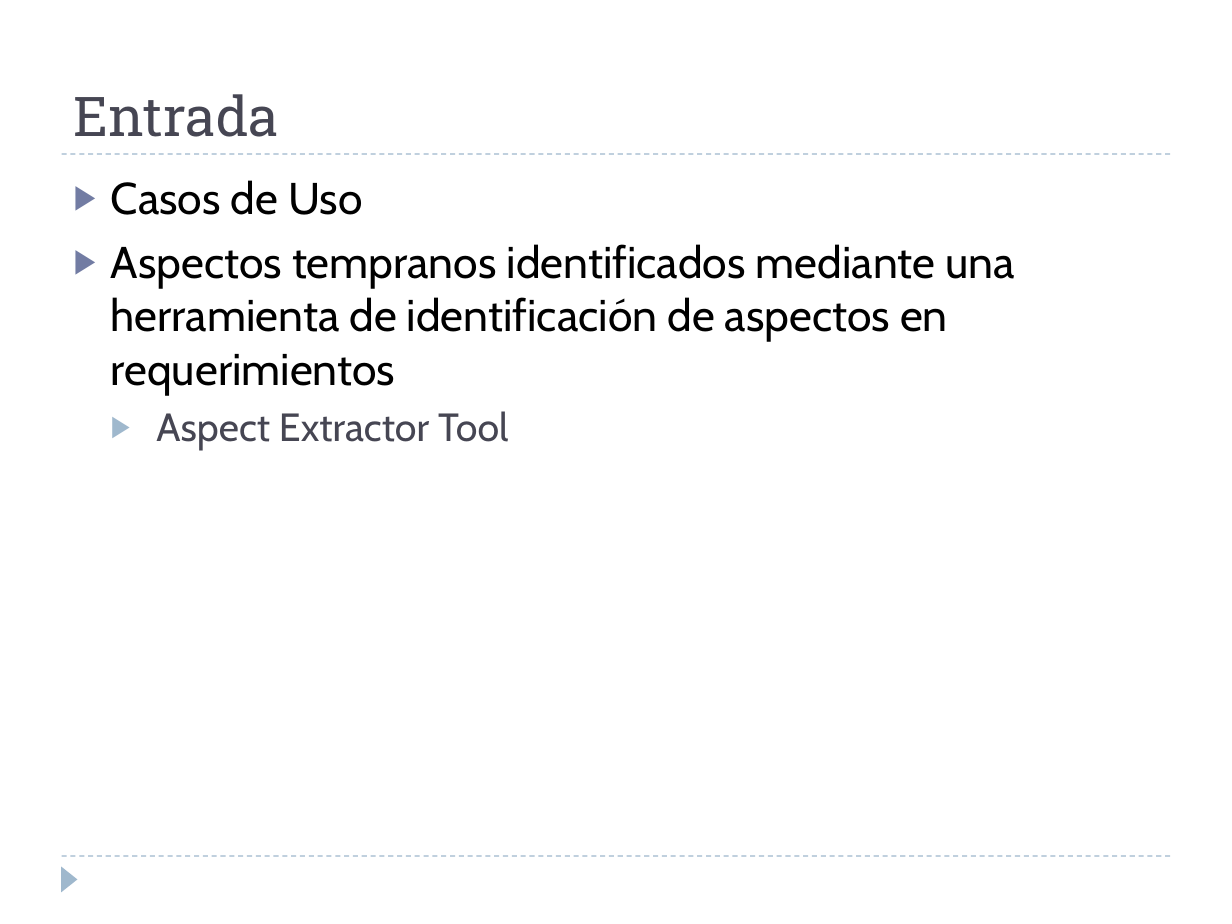
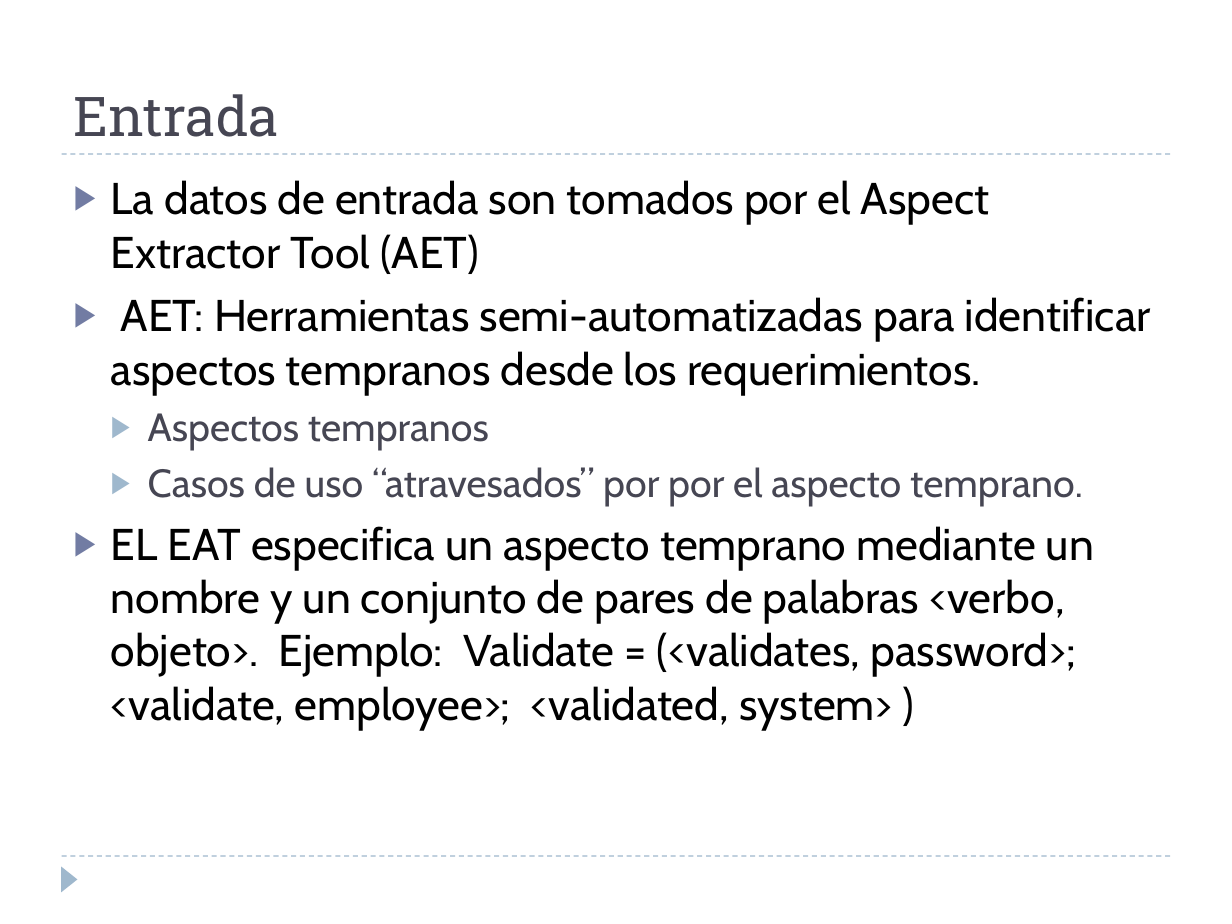
Before and after one commit to alejandrorago/qatesis2, a slide deck: slide 13 of Capitulos Finales/Filminas.pptx. Drawn at 1232x924 pixels with LibreOffice and Linux fonts; fonts in the diff are those of the drawing. Boxes give left, top, right and bottom in pixels: in the first picture for what was removed or moved away, otherwise in the second. Text is boxed around its words. In the diff, an @@ line names an element or a change of style, - is before the commit and + after.

```diff
--- a/Capitulos Finales/Filminas.pptx
+++ b/Capitulos Finales/Filminas.pptx
@@ text at (x1=111, y1=180, x2=1151, y2=730): text changed @@
-▶ Casos de Uso
-▶ Aspectos tempranos identificados mediante una herramienta de identificación de aspectos en requerimientos
-  ▶ Aspect Extractor Tool
+▶ La datos de entrada son tomados por el Aspect Extractor Tool (AET)
+▶ AET: Herramientas semi-automatizadas para identificar aspectos tempranos desde los requerimientos.
+  ▶ Aspectos tempranos
+  ▶ Casos de uso “atravesados” por por el aspecto temprano.
+▶ EL EAT especifica un aspecto temprano mediante un nombre y un conjunto de pares de palabras <verbo, objeto>. Ejemplo: Validate = (<validates, password>; <validate, employee>; <validated, system> )
```
Also in this commit, not shown: 4 other slides changed.
